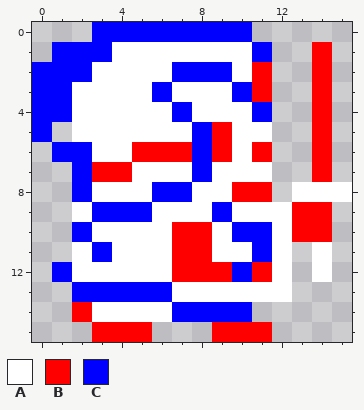
A pixel-art sprite gets an edit: data/images/sprites/manti/e/stand.png. Above: the version before the commit.
The file is 16x16 pixels.
Palette (. is transparent): A #ffffff  B #ff0000  C #0000ff
Pixels before, first column x 0:
 0 ...CCCCCCCC.....
 1 .CCCAAAAAAAC..B.
 2 CCCAAAACCCAB..B.
 3 CCAAAACAAACB..B.
 4 CCAAAAACAAAC..B.
 5 C.AAAAAACBAA..B.
 6 .CCAABBBCBAB..B.
 7 ..CBBAAACAAA..B.
 8 ..CAAACCAABB.AAA
 9 ..ACCCAAACAAABB.
10 ..CAAAABBACCABB.
11 ..ACAAABBAACA.A.
12 .CAAAAABBBCBA.A.
13 ..CCCCCAAAAAA...
14 ..BAAAACCCC.....
15 ...BBB...BBB....
Now the later version:
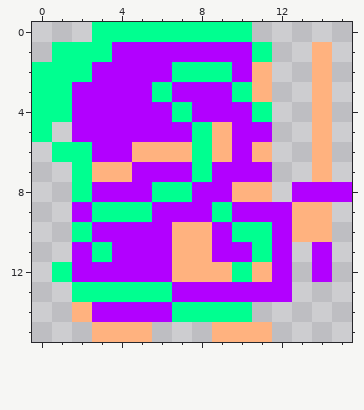
The exact change:
colour A: #ffffff -> #b200ff
colour B: #ff0000 -> #ffb27f
colour C: #0000ff -> #00ff90
Pixel boxes of the changes (left, top, right, bottom) in both pictures:
changed: (32, 22, 352, 342)
